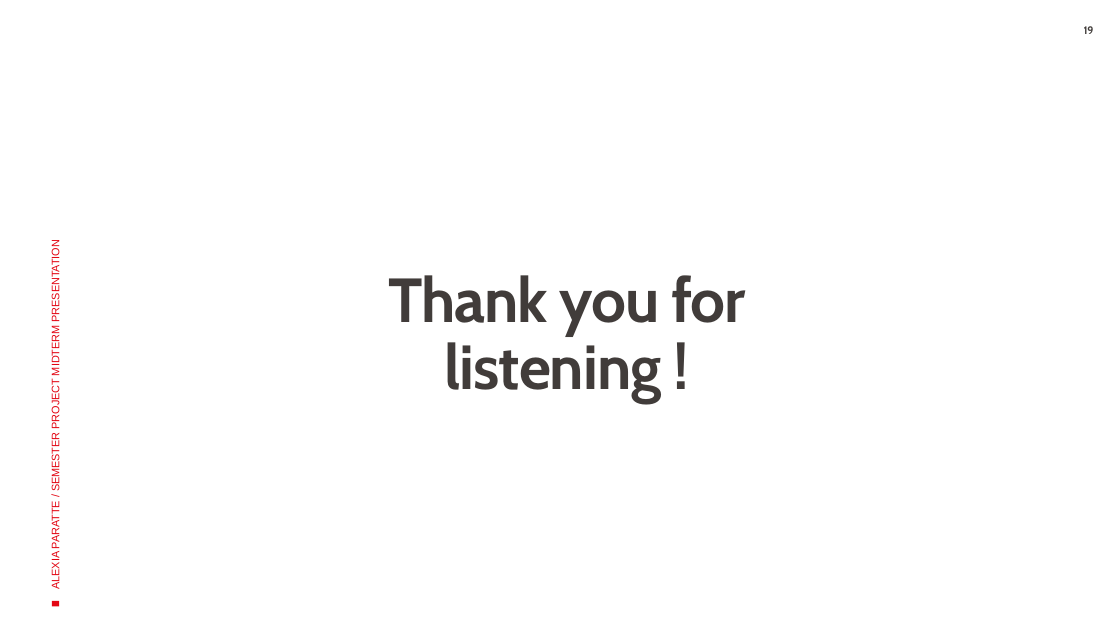
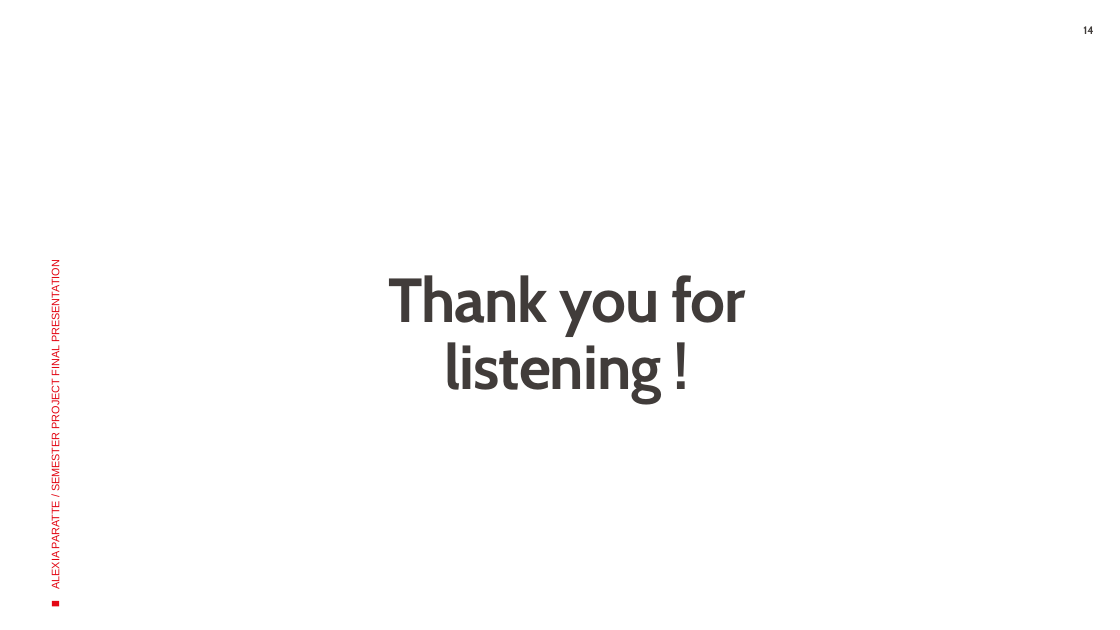
Before and after one commit to araccoon22/Semester-project, a slide deck: slide 14 of Documentation/Reports/Final Presentation - Semester project.pptx (slide 19 before the commit). Drawn at 1120x630 pixels with LibreOffice and Linux fonts; fonts in the diff are those of the drawing; background and template pictures are left out. Boxes give left, top, right and bottom in pixels: in the first picture for what was removed or moved away, otherwise in the second. Text is boxed around its words. In the diff, an @@ line names an element or a change of style, - is before the commit and + after.

```diff
--- a/Documentation/Reports/Final Presentation - Semester project.pptx
+++ b/Documentation/Reports/Final Presentation - Semester project.pptx
@@ page number at (1083, 26, 1093, 34): text changed @@
-19
+14
@@ text at (50, 268, 62, 589): text changed @@
-ALEXIA PARATTE / SEMESTER PROJECT MIDTERM PRESENTATION
+ALEXIA PARATTE / SEMESTER PROJECT FINAL PRESENTATION
```
Also in this commit, not shown: 13 other slides changed, 1 slide added, 6 slides removed, 2 other files.
